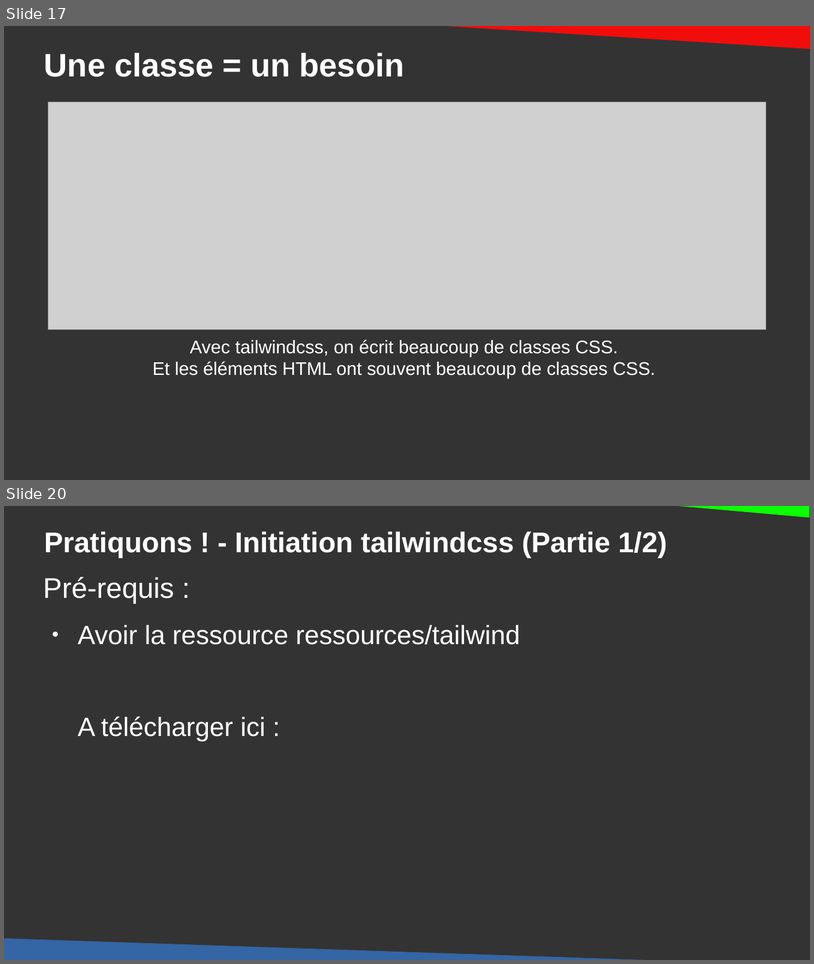
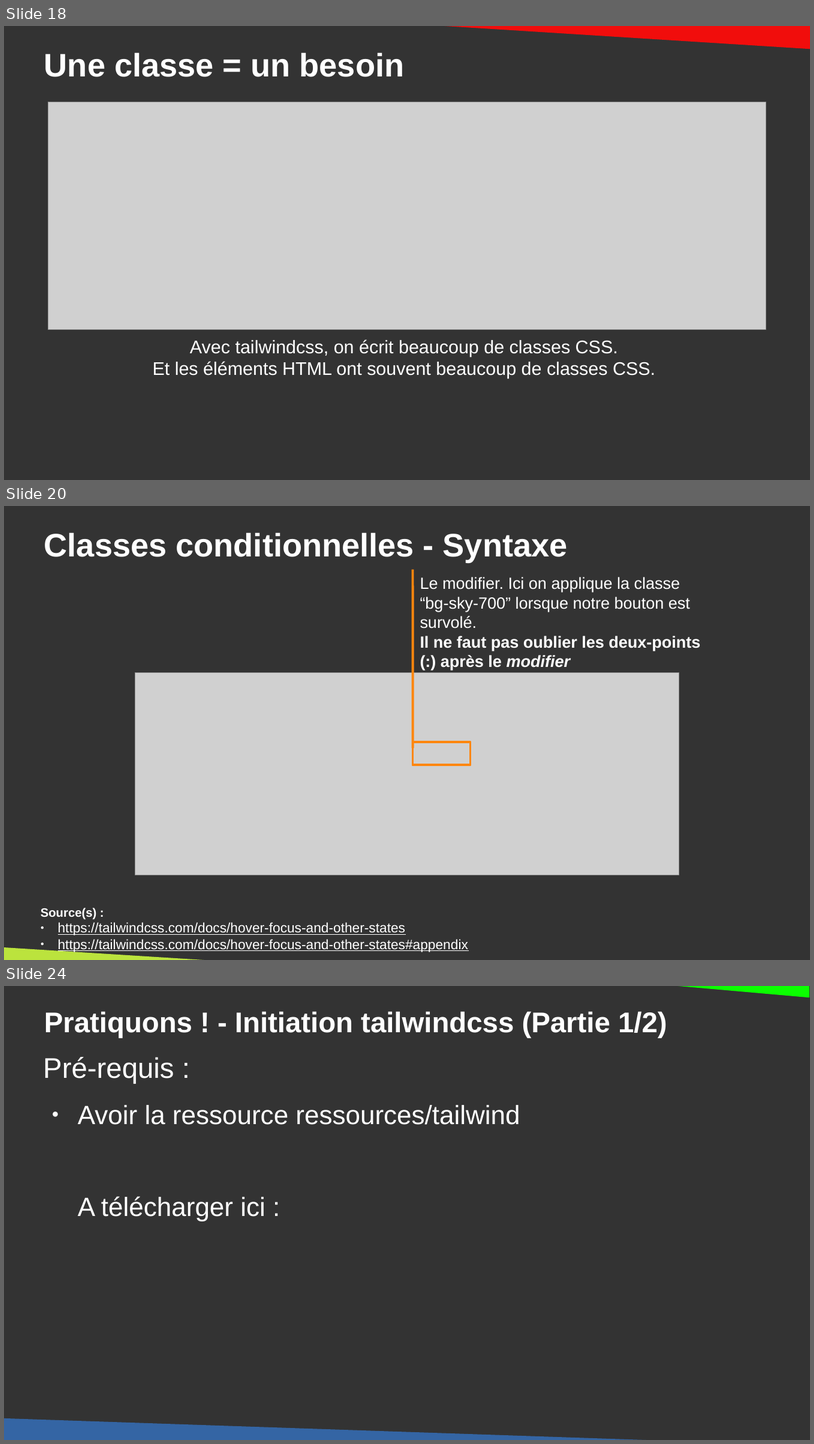
Before and after one commit to DanYellow/cours, a slide deck: integration-web-s2/travaux-pratiques/numero-5/presentation.odp. Shown one above the other, each under a label of ours: slides 17 and 20 before the commit, slides 18, 20 and 24 after it; the slides between them are not shown. The pictures are 814x964 and 814x1444 pixels, drawn with LibreOffice and Linux fonts; fonts in the diff are those of the drawing; grey boxes stand for pictures. Boxes give left, top, right and bottom in pixels: in the first picture for what was removed or moved away, otherwise in the second. Text is boxed around its words. In the diff, an @@ line names an element or a change of style, - is before the commit and + after.

Commit message:
Update tailwind workshop

```diff
--- a/integration-web-s2/travaux-pratiques/numero-5/presentation.odp
+++ b/integration-web-s2/travaux-pratiques/numero-5/presentation.odp
@@ slide 20 added at [4,506,810,960], background #333333 @@
@@ title added at [44,532,568,562], 32 pt, text #FFFFFF, bold @@
+Classes conditionnelles - Syntaxe
@@ line added from (413, 570) to (413, 748), #FF860D 2.3 pt @@
@@ text added at [420,577,701,670], 16 pt, text #FFFFFF @@
+Le modifier. Ici on applique la classe “bg-sky-700” lorsque notre bouton est survolé.
+Il ne faut pas oublier les deux-points (:) après le modifier
@@ picture added at [135,673,680,875] @@
@@ rectangle added at [413,742,471,765], outline #FF860D 2.3 pt @@
@@ text added at [41,907,468,952], 13.4 pt, text #FFFFFF, underline @@
+Source(s) :
+● https://tailwindcss.com/docs/hover-focus-and-other-states
+● https://tailwindcss.com/docs/hover-focus-and-other-states#appendix
@@ right triangle added at [4,940,315,960], fill #BBE33D @@
@@ what was slide 17 is now slide 18 @@
@@ what was slide 20 is now slide 24 @@
```
Also in this commit, not shown: 3 slides changed, 12 other slides added, 4 other files.
